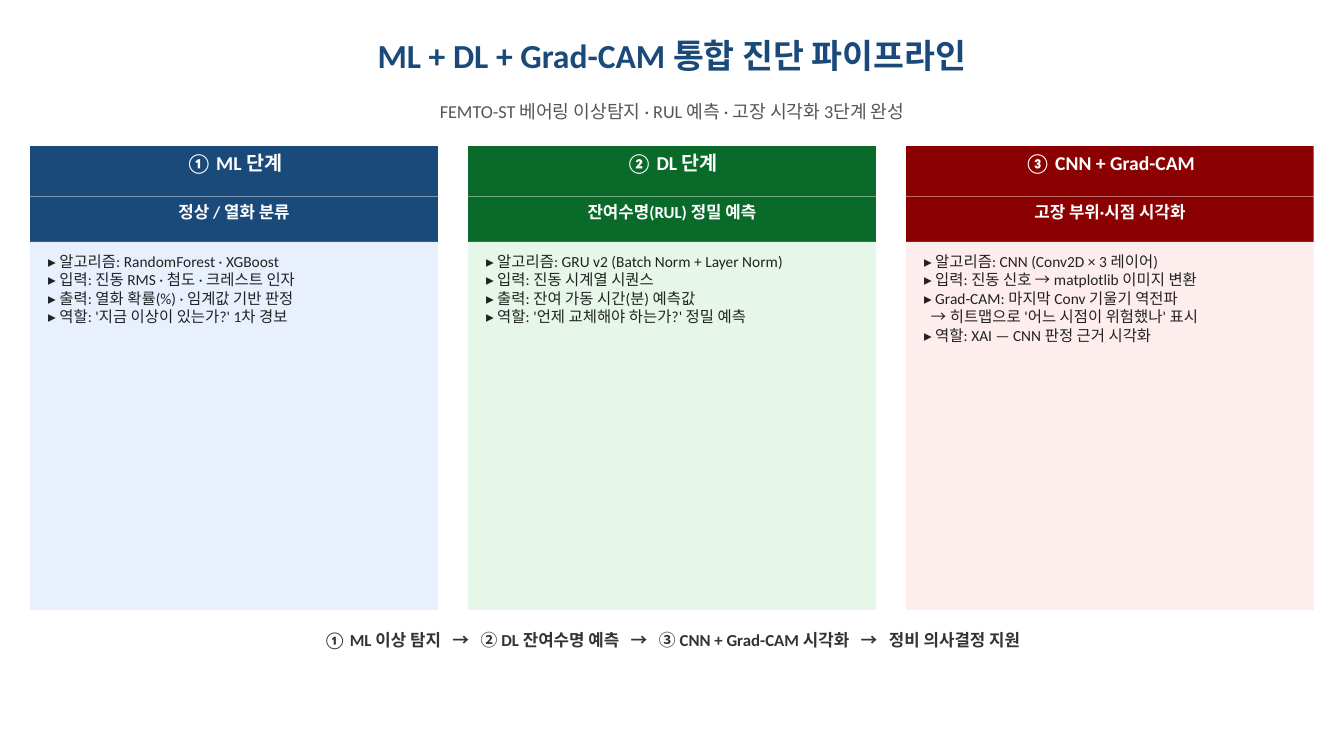
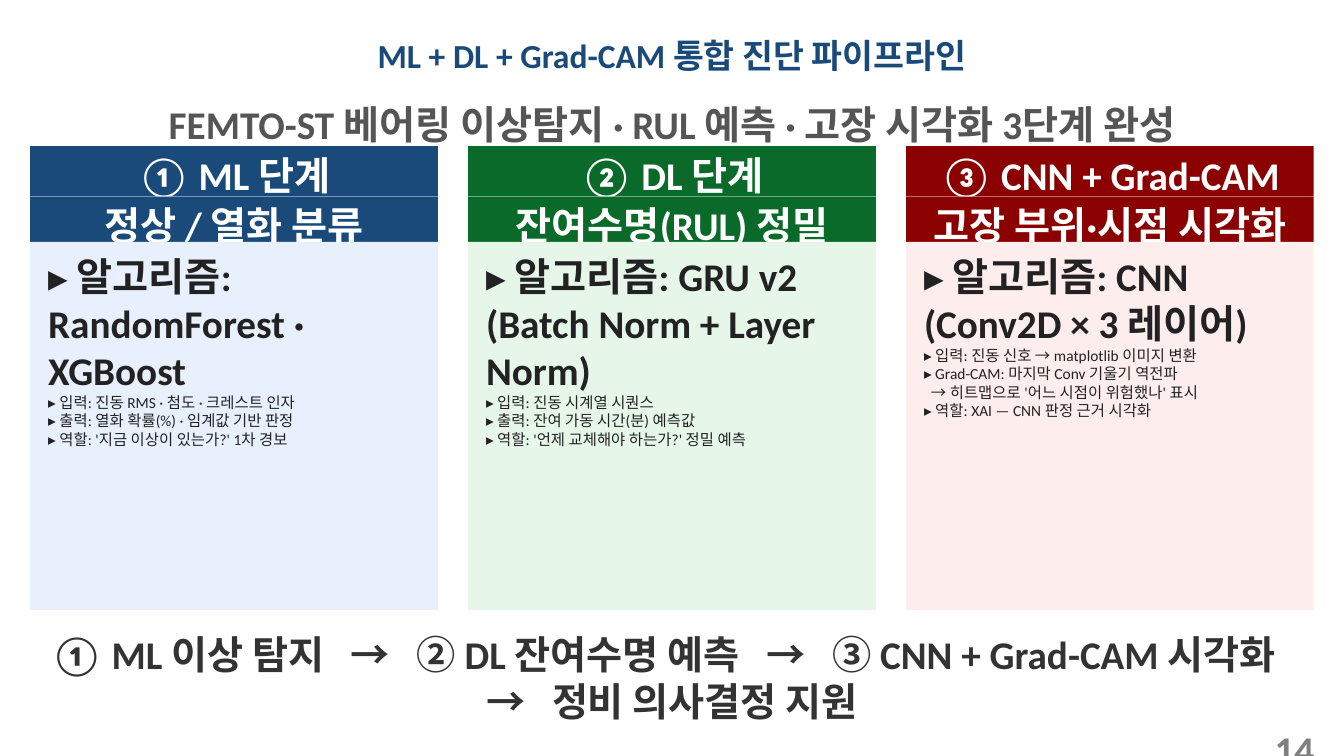
Before and after one commit to vapsnamheo-dev/AISOURCE, a slide deck: slide 14 of Homework/DL_FactoryAutomation/산출물/딥러닝_FEMTO_RUL_발표자료_v2.pptx. Drawn at 1344x756 pixels with LibreOffice and Linux fonts; fonts in the diff are those of the drawing. Boxes give left, top, right and bottom in pixels: in the first picture for what was removed or moved away, otherwise in the second. Text is boxed around its words. In the diff, an @@ line names an element or a change of style, - is before the commit and + after.

```diff
--- a/Homework/DL_FactoryAutomation/산출물/딥러닝_FEMTO_RUL_발표자료_v2.pptx
+++ b/Homework/DL_FactoryAutomation/산출물/딥러닝_FEMTO_RUL_발표자료_v2.pptx
@@ text "FEMTO-ST 베어링 이상탐지 · RUL ..." at (169,106,1175,150): size 13 to 28 pt, bold on @@
@@ size 14 to 28 pt in 3 elements at (138,157,330,197), (581,157,763,197), (940,158,1280,197) @@
@@ text at (48,258,285,386): size 11 to 28 pt, bold on in "▸ 알고리즘: RandomForest · XGBoost" @@
@@ text at (486,258,815,391): size 11 to 28 pt, bold on in "▸ 알고리즘: GRU v2 (Batch Norm + ..." @@
@@ text at (924,258,1247,349): size 11 to 28 pt, bold on in "▸ 알고리즘: CNN (Conv2D × 3 레이어)" @@
@@ size 12 to 28 pt in 4 elements at (104,200,364,251), (516,200,828,294), (934,207,1286,251), (51,635,1275,720) @@
@@ text added at (1245,721,1325,749), 28 pt, text #808080, bold @@
+14
```
Also in this commit, not shown: 13 other slides changed, 5 slides added, 1 other file.
